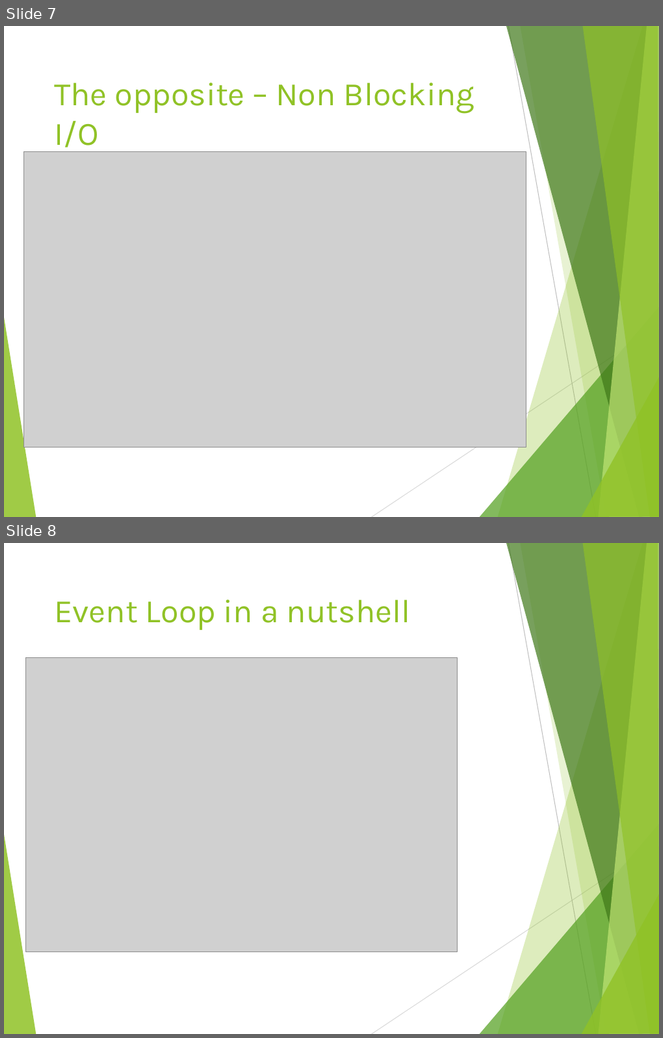
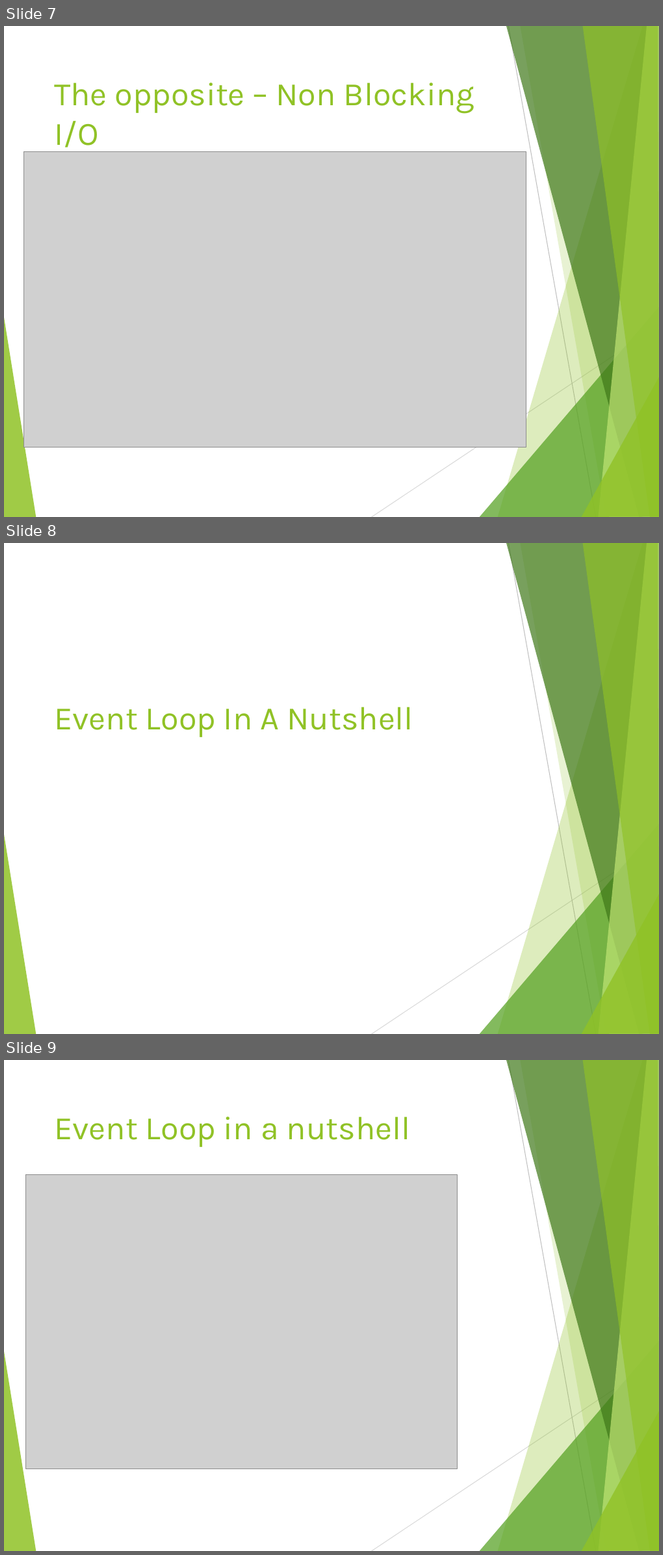
Before and after one commit to tamarstern/MyNodeJSCourse, a slide deck: day1/event_loop_deep_dive/event_loop_deep_dive.pptx. Shown one above the other, each under a label of ours: slides 7 and 8 before the commit, slides 7, 8 and 9 after it. The pictures are 663x1038 and 663x1555 pixels, drawn with LibreOffice and Linux fonts; fonts in the diff are those of the drawing; grey boxes stand for pictures. Boxes give left, top, right and bottom in pixels: in the first picture for what was removed or moved away, otherwise in the second. Text is boxed around its words. In the diff, an @@ line names an element or a change of style, - is before the commit and + after.

```diff
--- a/day1/event_loop_deep_dive/event_loop_deep_dive.pptx
+++ b/day1/event_loop_deep_dive/event_loop_deep_dive.pptx
@@ slide 8 added at <box>4,543,659,1034</box>, background #FFFFFF; not listed: 10 template elements that a slide beside it also shows @@
@@ title added at <box>54,707,414,737</box>, 36 pt, text #90C226 @@
+Event Loop In A Nutshell
@@ what was slide 8 is now slide 9 @@
```
Also in this commit, not shown: 1 slide changed, 11 other files.
